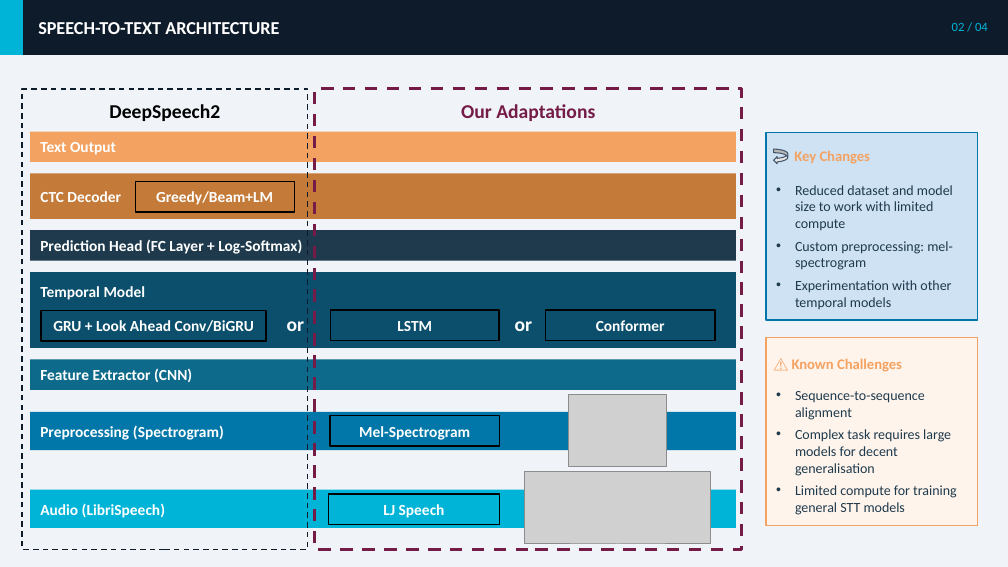
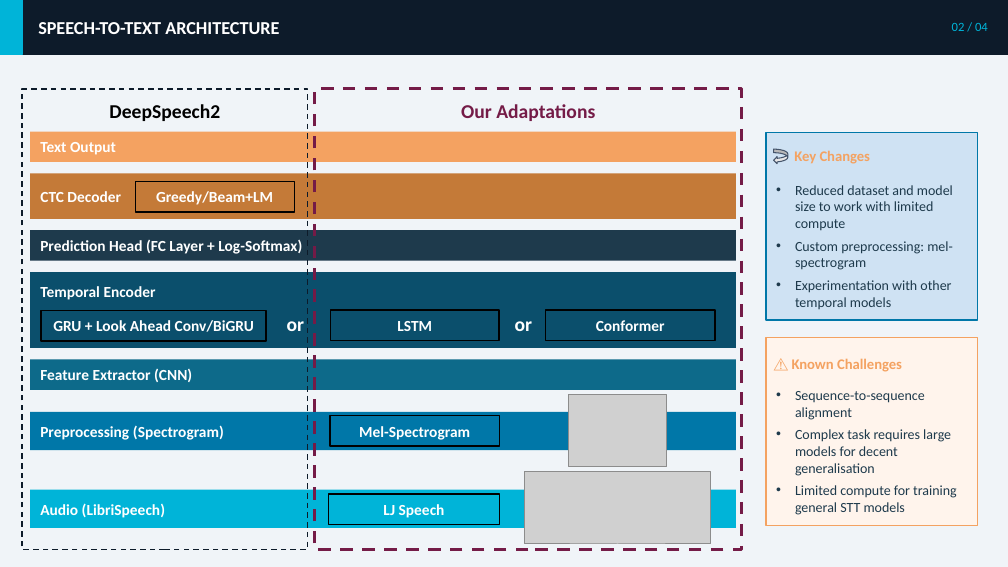
Before and after one commit to strangehiccups/ECE1508, a slide deck: slide 3 of Presentation/ECE1508-G8-Final-Presentation.pptx. Drawn at 1008x567 pixels with LibreOffice and Linux fonts; fonts in the diff are those of the drawing; grey boxes stand for pictures. Boxes give left, top, right and bottom in pixels: in the first picture for what was removed or moved away, otherwise in the second. Text is boxed around its words. In the diff, an @@ line names an element or a change of style, - is before the commit and + after.

```diff
--- a/Presentation/ECE1508-G8-Final-Presentation.pptx
+++ b/Presentation/ECE1508-G8-Final-Presentation.pptx
@@ text in rectangle at (x1=40, y1=286, x2=156, y2=300): text changed @@
-Temporal Model
+Temporal Encoder
```
Also in this commit, not shown: 4 other files.
